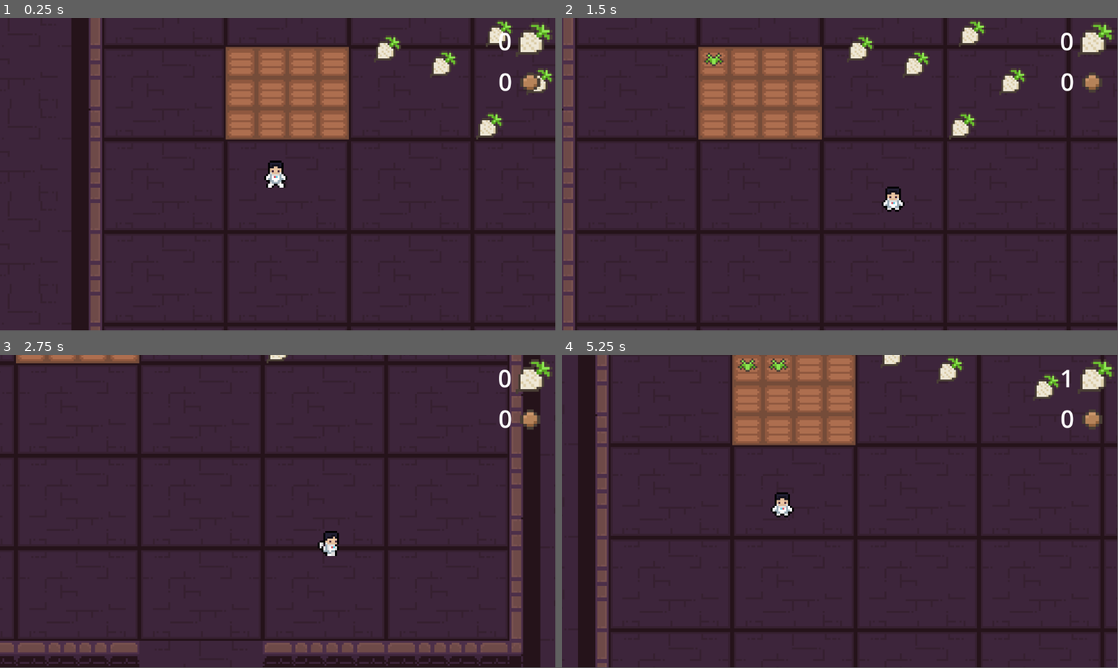
Above: before the commit, frames 1-4 (two rows, left to right).
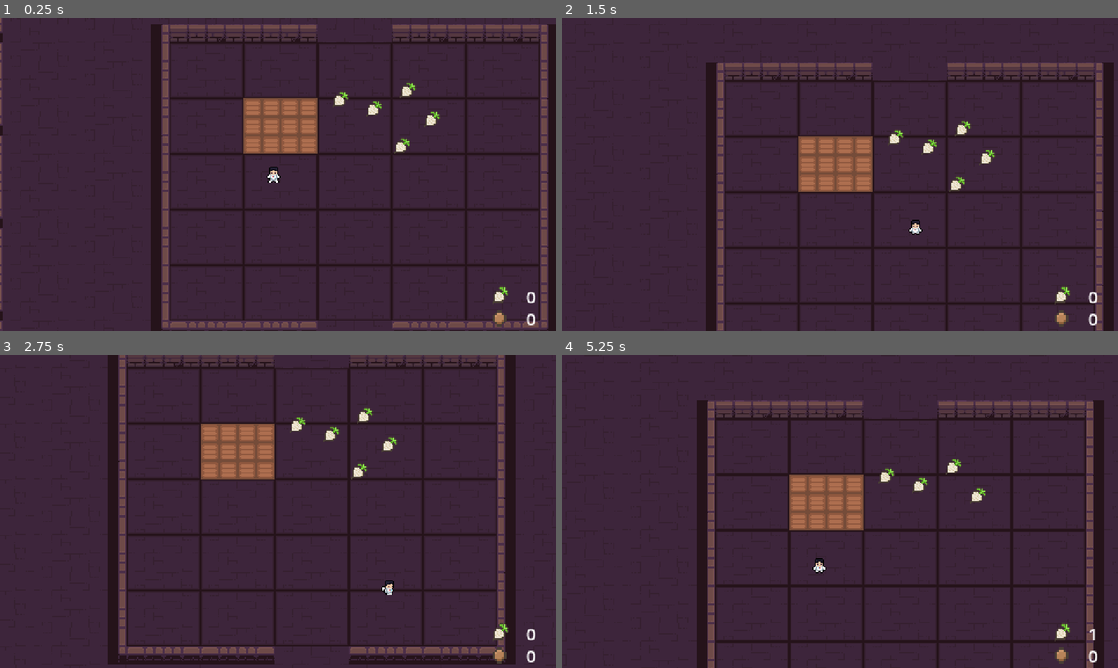
Above: after the commit, the same moments.

Repository: Saj-Hoque/MissionSpud
Game: Godot game, scene res://World/world.tscn
Two runs of this game, one before a commit and one after it. Both use one fixed random seed, a clock stepped at 60 frames per second and the inputs below.
Inputs (mouse positions are in pixels of both pictures, inside the frame that each line leads up to):
- Up to frame 1 (0.25 s): no input
- Up to frame 2 (1.5 s): move the mouse to (801, 61) at 0.52 s; hold D (right) 0.53-1.28 s; click (801, 61) at 0.6 s; move the mouse to (767, 61) at 1.27 s; hold S (down) from 1.28 s (still down); click (767, 61) at 1.35 s
- Up to frame 3 (2.75 s): move the mouse to (150, 367) at 2.02 s; release S (down) at 2.03 s; hold D (right) from 2.03 s (still down); click (150, 367) at 2.1 s
- Up to frame 4 (5.25 s): move the mouse to (812, 574) at 2.77 s; release D (right) at 2.78 s; hold W (up) 2.78-3.53 s; click (812, 574) at 2.85 s; move the mouse to (567, 376) at 3.52 s; hold A (left) 3.53-5.03 s; click (567, 376) at 3.6 s; move the mouse to (645, 367) at 4.27 s; click (645, 367) at 4.35 s; move the mouse to (817, 367) at 5.02 s; hold S (down) from 5.03 s (still down); click (817, 367) at 5.1 s
The window is 799x449 before the commit and 800x450 after it. Grey fills any space a smaller window leaves; there, only what the larger window draws over its background counts as a difference.

The runs differ from the first frame. In frame 1, 27% of the frame differs, in the area x 0-100%, y 0-100%; in frame 2, 25%; in frame 3, 25%; in frame 4, 27%, in the area x 2-100%, y 0-100%.

Commit message:
Add dynamic camera, update display settings to fullscreen

Diff:
--- /dev/null
+++ b/Player/dynamic_camera.gd
@@ -0,0 +1,21 @@
+extends Camera2D
+
+const MAX_DISTANCE = 48
+
+var target_distance = 0
+var center_pos = position
+
+func _process(delta):
+	var direction = center_pos.direction_to(get_local_mouse_position())
+	var target_pos = center_pos + direction * target_distance
+
+	target_pos = target_pos.clamp(
+		center_pos - Vector2(MAX_DISTANCE, MAX_DISTANCE),
+		center_pos + Vector2(MAX_DISTANCE, MAX_DISTANCE)
+	)
+
+	position = target_pos
+
+func _input(event):
+	if event is InputEventMouseMotion:
+		target_distance = center_pos.distance_to(get_local_mouse_position()) / 2
--- a/Player/player.tscn
+++ b/Player/player.tscn
@@ -1,7 +1,8 @@
-[gd_scene load_steps=30 format=3 uid="uid://cwjgbr46fplpk"]
+[gd_scene load_steps=31 format=3 uid="uid://cwjgbr46fplpk"]
 
 [ext_resource type="Script" path="res://Player/player.gd" id="1_76ck6"]
 [ext_resource type="Texture2D" uid="uid://desaiymp8br2y" path="res://Player/spaceman_sprit.png" id="2_d0fjy"]
+[ext_resource type="Script" path="res://Player/dynamic_camera.gd" id="3_0duhb"]
 
 [sub_resource type="AtlasTexture" id="AtlasTexture_q48k4"]
 atlas = ExtResource("2_d0fjy")
@@ -226,15 +227,21 @@
 shape = SubResource("RectangleShape2D_o5gh0")
 
 [node name="Camera2D" type="Camera2D" parent="."]
-zoom = Vector2(4, 4)
+process_callback = 0
 limit_left = -176
 limit_top = -80
 limit_right = 432
 limit_bottom = 528
 limit_smoothed = true
-rotation_smoothing_enabled = true
+position_smoothing_enabled = true
+position_smoothing_speed = 3.0
 drag_horizontal_enabled = true
 drag_vertical_enabled = true
+drag_left_margin = 0.1
+drag_top_margin = 0.1
+drag_right_margin = 0.1
+drag_bottom_margin = 0.1
+script = ExtResource("3_0duhb")
 
 [node name="pickup_range" type="Area2D" parent="." groups=["player"]]
 collision_layer = 2
--- a/World/world.tscn
+++ b/World/world.tscn
@@ -377,34 +377,34 @@
 [node name="UI" type="CanvasLayer" parent="."]
 
 [node name="potatoCounter" type="Label" parent="UI"]
-offset_left = 827.0
-offset_top = 3.0
-offset_right = 1062.0
-offset_bottom = 93.0
-theme_override_font_sizes/font_size = 50
+offset_left = 437.0
+offset_top = 229.0
+offset_right = 480.0
+offset_bottom = 251.0
+theme_override_font_sizes/font_size = 15
 text = "0"
-horizontal_alignment = 2
+horizontal_alignment = 1
 vertical_alignment = 1
 
 [node name="potatoIcon" type="AnimatedSprite2D" parent="UI"]
-position = Vector2(1107.56, 45.0625)
-scale = Vector2(5.42969, 5.11719)
+position = Vector2(432, 239)
+scale = Vector2(1.03467, 1.08545)
 sprite_frames = SubResource("SpriteFrames_w4xf3")
 animation = &"potato"
 
 [node name="scrapCounter" type="Label" parent="UI"]
-offset_left = 828.0
-offset_top = 87.0
-offset_right = 1063.0
-offset_bottom = 177.0
-theme_override_font_sizes/font_size = 50
+offset_left = 437.0
+offset_top = 248.0
+offset_right = 480.0
+offset_bottom = 270.0
+theme_override_font_sizes/font_size = 15
 text = "0"
-horizontal_alignment = 2
+horizontal_alignment = 1
 vertical_alignment = 1
 
 [node name="scrapIcon" type="AnimatedSprite2D" parent="UI"]
-position = Vector2(1100, 137)
-scale = Vector2(6.90235, 6.05859)
+position = Vector2(431, 260)
+scale = Vector2(1.98779, 1.89795)
 sprite_frames = SubResource("SpriteFrames_w4xf3")
 animation = &"scrap"
 
--- a/project.godot
+++ b/project.godot
@@ -18,6 +18,15 @@
 [autoload]
 
 Global="*res://World/global.gd"
+
+[display]
+
+window/size/viewport_width=480
+window/size/viewport_height=270
+window/size/window_width_override=1920
+window/size/window_height_override=1080
+window/stretch/mode="canvas_items"
+window/stretch/scale_mode="integer"
 
 [input]
 
